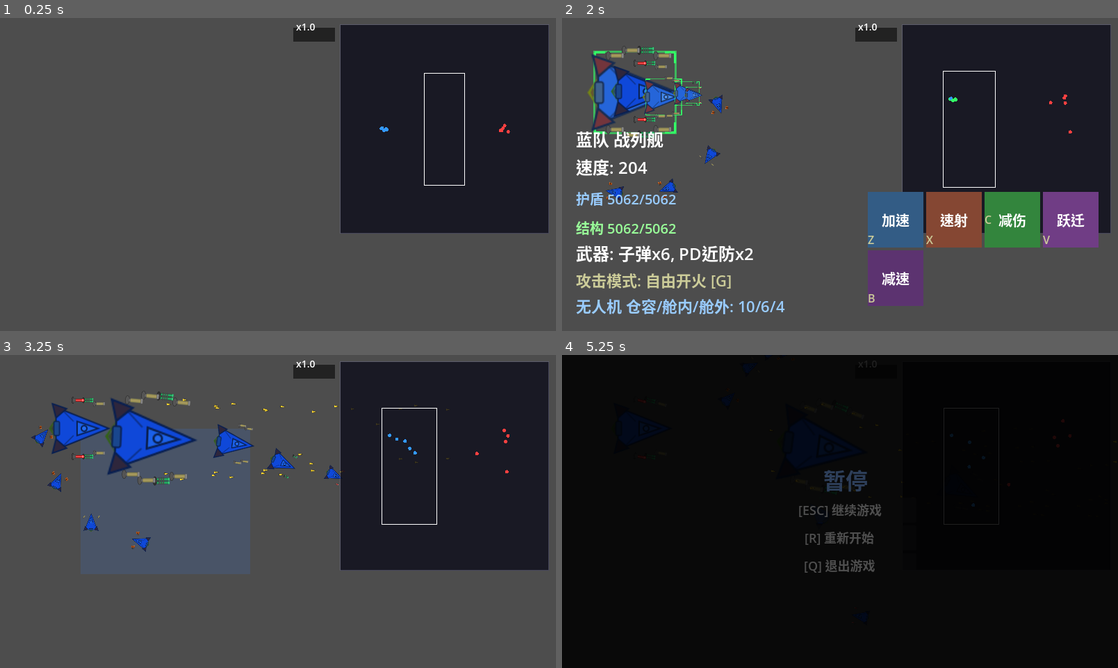
Above: before the commit, frames 1-4 (two rows, left to right).
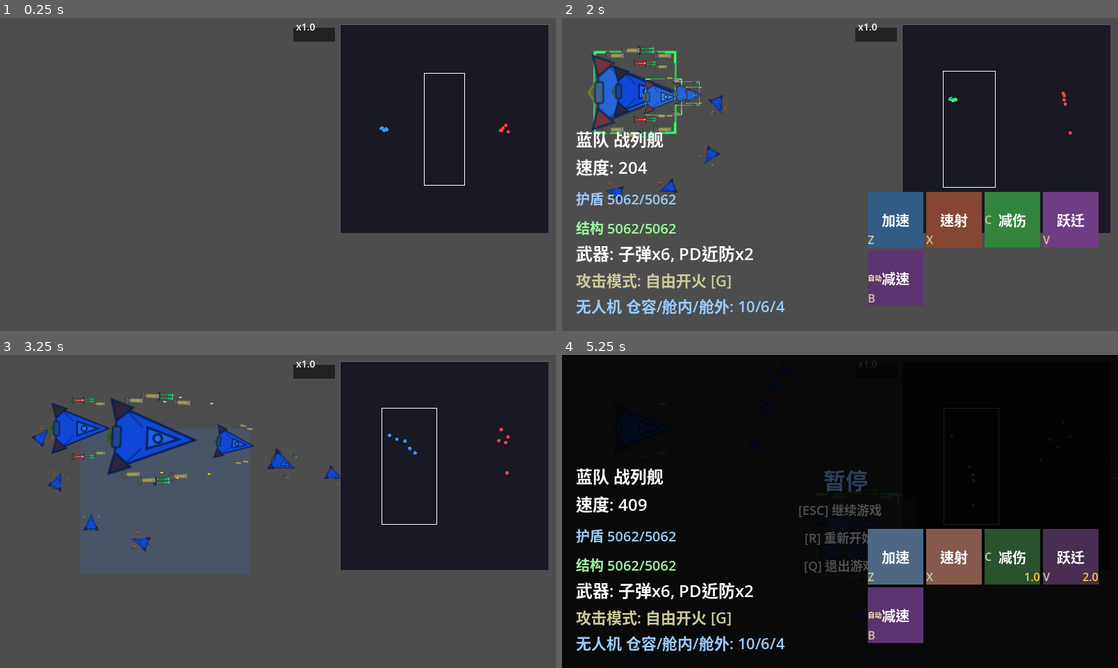
Above: after the commit, the same moments.

Repository: ZhanXuzhao/SpaceRTS
Game: Godot game, scene res://scenes/main.tscn
Same seed, same stepped clock (60 frames per second), same inputs: the game is played once before the commit and once after it.
Inputs (mouse positions are in pixels of both pictures, inside the frame that each line leads up to):
- Up to frame 1 (0.25 s): no input
- Up to frame 2 (2 s): tap Enter at 0.5 s; move the mouse to (962, 158) at 0.52 s; hold W 0.53-1.25 s; tap V at 0.6 s; click (962, 158) at 0.67 s; tap B at 0.8 s; drag from (728, 190) to (634, 93) at 1.27 s
- Up to frame 3 (3.25 s): move the mouse to (333, 442) at 2.02 s; hold W 2.03-2.75 s; tap Z at 2.1 s; click (333, 442) at 2.17 s; tap X at 2.3 s; drag from (250, 574) to (77, 426) at 2.77 s
- Up to frame 4 (5.25 s): move the mouse to (1006, 558) at 3.52 s; hold A 3.53-4.25 s; tap C at 3.6 s; click (1006, 558) at 3.67 s; tap V at 3.8 s; tap Escape at 4.15 s; click "[R] 重新开始" at 4.25 s; click "[R] 重新开始" at 5 s

The runs differ from the first frame. In frame 1, less than 0.1% of the frame differs, in the area x 90-92%, y 33-36%; in frame 2, less than 0.1%; in frame 3, 0.2%; in frame 4, 13%, in the area x 2-97%, y 14-95%.

Commit message:
技能系统重构：跃迁瞬移 + 减速debuff + 施法选择模式
- 跃迁(技能3): 向鼠标方向瞬移最多2000px，手动施法选择模式
- 减速(技能4): 敌方目标移速×0.5持续10s，范围1000，默认自动释放
- 所有技能CD改为2s
- 技能按钮支持右键切换自动/手动，自动时显示'自动'标记
- 施法选择模式下绘制半透明范围圈，左键施法，超出范围提示但不退出
- 右键/ESC退出施法选择模式
- 键盘V/B对应跃迁/减速施法模式

Diff:
--- a/scripts/hud.gd
+++ b/scripts/hud.gd
@@ -19,6 +19,7 @@
 var _drone_label: Label
 var _skill_panel: GridContainer
 var _skill_buttons: Array[MarginContainer] = []
+var _message_label: Label = null
 
 const SKILL_NAMES := ["加速", "速射", "减伤", "跃迁", "减速"]
 const SKILL_COLORS := [
@@ -51,7 +52,17 @@
 	_drone_label = $InfoPanel/DroneLabel
 	_skill_panel = $SkillPanel
 	for i in 5:
-		_skill_buttons.append(get_node("SkillPanel/SkillBtn" + str(i)))
+		var btn = get_node("SkillPanel/SkillBtn" + str(i))
+		_skill_buttons.append(btn)
+		# 添加 "自动" 标签
+		var auto_label = Label.new()
+		auto_label.name = "AutoLabel"
+		auto_label.text = "自动"
+		auto_label.add_theme_color_override("font_color", Color(1, 1, 0.6))
+		auto_label.add_theme_font_size_override("font_size", 10)
+		auto_label.position = Vector2(58, 2)
+		auto_label.visible = false
+		btn.add_child(auto_label)
 
 
 func _process(_delta: float) -> void:
@@ -106,30 +117,25 @@
 
 
 func _update_skill_buttons(sel: Array) -> void:
-	var has_bs := false
-	var has_df := false
-	for u in sel:
-		if not is_instance_valid(u): continue
-		if u.class_type == Unit.ShipClass.BATTLESHIP: has_bs = true
-		if u.class_type in [Unit.ShipClass.DRONE, Unit.ShipClass.FRIGATE]: has_df = true
-
-	var indices: Array[int] = [0, 1, 2]
-	if has_bs: indices.append(3)
-	if has_df: indices.append(4)
-
 	for btn in _skill_buttons:
 		btn.visible = false
 
-	for i in indices:
+	for i in 5:
 		var btn = _skill_buttons[i]
 		btn.visible = true
 
 		var max_cd := 0.0
 		var any_active := false
+		# 以第一个有效单位的状态显示
+		var first_auto := false
+		var found_first := false
 		for u in sel:
 			if is_instance_valid(u) and u.hull > 0:
 				if u._skill_cooldowns[i] > max_cd: max_cd = u._skill_cooldowns[i]
 				if u._skill_timers[i] > 0: any_active = true
+				if not found_first:
+					first_auto = u._skill_auto[i]
+					found_first = true
 
 		var bg: ColorRect = btn.get_node("Bg")
 		var color = SKILL_COLORS[i]
@@ -144,25 +150,68 @@
 		else:
 			cd.visible = false
 
+		# 自动释放标记（以第一个单位为准）
+		var auto_label: Label = btn.get_node("AutoLabel")
+		auto_label.visible = found_first and first_auto
+
 
 func _input(event: InputEvent) -> void:
-	if not event is InputEventMouseButton or not event.pressed or event.button_index != MOUSE_BUTTON_LEFT:
+	if not event is InputEventMouseButton or not event.pressed:
 		return
 	if main == null or main._selected_units.size() == 0:
 		return
-
-	# 检测技能按钮点击（基于按钮实际屏幕位置）
+	if main._skill_targeting_mode >= 0:
+		# 施法选择模式下不处理按钮
+		return
+
+	var is_right: bool = event.button_index == MOUSE_BUTTON_RIGHT
+	var is_left: bool = event.button_index == MOUSE_BUTTON_LEFT
+	if not is_left and not is_right:
+		return
+
+	# 检测技能按钮点击
 	for i in 5:
 		var btn = _skill_buttons[i]
 		if not btn.visible:
 			continue
 		var rect = Rect2(btn.global_position, Vector2(80, 80))
-		if rect.has_point(event.position):
+		if not rect.has_point(event.position):
+			continue
+
+		get_viewport().set_input_as_handled()
+
+		if is_right:
+			# 以第一个有效单位的状态为基准，同步所有单位
+			var ref_auto := false
+			var found := false
 			for u in main._selected_units:
 				if is_instance_valid(u) and u.hull > 0:
-					u.activate_skill(i)
-			get_viewport().set_input_as_handled()
+					ref_auto = u._skill_auto[i]
+					found = true
+					break
+			if found:
+				var new_val := not ref_auto
+				for u in main._selected_units:
+					if is_instance_valid(u) and u.hull > 0:
+						u._skill_auto[i] = new_val
 			return
+
+		if is_left:
+			if i <= 2:
+				# 加速/速射/减伤：直接释放
+				for u in main._selected_units:
+					if is_instance_valid(u) and u.hull > 0:
+						u.activate_skill(i)
+				return
+			elif i == 3:
+				# 跃迁：进入施法选择模式
+				main.enter_skill_targeting_mode(3, main._selected_units)
+				return
+			elif i == 4:
+				# 减速：进入施法选择模式
+				main.enter_skill_targeting_mode(4, main._selected_units)
+				return
+		return
 
 
 func _hide_all() -> void:
@@ -195,6 +244,39 @@
 	_attack_mode_label.visible = true
 
 
+## 临时提示消息（2 秒后自动消失）
+func show_message(text: String) -> void:
+	# 移除旧消息
+	if _message_label != null and is_instance_valid(_message_label):
+		_message_label.queue_free()
+		_message_label = null
+
+	var lbl := Label.new()
+	lbl.text = text
+	lbl.add_theme_color_override("font_color", Color(1, 0.3, 0.3))
+	lbl.add_theme_font_size_override("font_size", 18)
+	lbl.position = get_viewport().get_visible_rect().size / 2 - Vector2(60, 0)
+	add_child(lbl)
+	_message_label = lbl
+
+	var tween := create_tween()
+	tween.tween_interval(2.0)
+	tween.tween_callback(_clear_message)
+
+
+func _clear_message() -> void:
+	if _message_label != null and is_instance_valid(_message_label):
+		_message_label.queue_free()
+		_message_label = null
+
+
+## 施法成功时隐藏提示
+func hide_message() -> void:
+	if _message_label != null and is_instance_valid(_message_label):
+		_message_label.queue_free()
+		_message_label = null
+
+
 func _get_weapon_summary(unit: Unit) -> String:
 	var counts = {}
 	for w in unit._slot_weapons:
--- a/scripts/main.gd
+++ b/scripts/main.gd
@@ -39,6 +39,9 @@
 var _attack_cursor_mode: bool = false
 # ----- W 键环绕模式 -----
 var _orbit_cursor_mode: bool = false
+# ----- 技能施法选择模式（索引 3=跃迁, 4=减速, -1=关闭）-----
+var _skill_targeting_mode: int = -1
+var _skill_targeting_units: Array[Unit] = []
 var _orbit_drag_start: Vector2 = Vector2.ZERO  # W 拖拽起点
 var _orbit_drag_end: Vector2 = Vector2.ZERO
 var _orbit_is_dragging: bool = false
@@ -290,6 +293,7 @@
 		elif event.keycode == KEY_ESCAPE:
 			_attack_cursor_mode = false
 			_orbit_cursor_mode = false
+			_exit_skill_targeting_mode()
 			queue_redraw()
 
 		# ---- H：镜头移动到选中单位 ----
@@ -327,16 +331,14 @@
 			for u in _selected_units:
 				if is_instance_valid(u) and u.hull > 0:
 					u.activate_skill(2)
-		# ---- V：跃迁（战列舰专属） ----
+		# ---- V：跃迁（手动施法选择） ----
 		elif event.keycode == KEY_V and not event.echo:
-			for u in _selected_units:
-				if is_instance_valid(u) and u.hull > 0:
-					u.activate_skill(3)
-		# ---- B：减速（无人机/护卫舰） ----
+			if _selected_units.size() > 0:
+				enter_skill_targeting_mode(3, _selected_units)
+		# ---- B：减速（手动施法选择，自动模式下也会自动释放） ----
 		elif event.keycode == KEY_B and not event.echo:
-			for u in _selected_units:
-				if is_instance_valid(u) and u.hull > 0:
-					u.activate_skill(4)
+			if _selected_units.size() > 0:
+				enter_skill_targeting_mode(4, _selected_units)
 
 		# ---- -/=：游戏减速/加速 ----
 		elif event.keycode == KEY_MINUS and not event.echo:
@@ -375,8 +377,14 @@
 			_zoom_target = clamp(_zoom_target / 1.1, 0.3, 3.0)
 
 	# ---- 左键 ----
+	# ---- 右键技能切换自动/手动（在 HUD 中处理）----
+
+	# ---- 左键 ----
 	if event is InputEventMouseButton and event.button_index == MOUSE_BUTTON_LEFT:
 		if event.pressed:
+			if _skill_targeting_mode >= 0:
+				_handle_skill_targeting_click(event.position)
+				return
 			if _orbit_cursor_mode:
 				# 按下时记录起点
 				_orbit_drag_start = event.position
@@ -419,6 +427,9 @@
 
 	# ---- 右键 ----
 	if event is InputEventMouseButton and event.button_index == MOUSE_BUTTON_RIGHT:
+		if _skill_targeting_mode >= 0:
+			_exit_skill_targeting_mode()
+			return
 		if event.pressed and _selected_units.size() > 0:
 			_orbit_cursor_mode = false
 			_attack_cursor_mode = false
@@ -429,6 +440,83 @@
 
 func _screen_to_world(screen_pos: Vector2) -> Vector2:
 	return get_viewport().canvas_transform.affine_inverse() * screen_pos
+
+
+func enter_skill_targeting_mode(skill_index: int, units: Array) -> void:
+	_skill_targeting_mode = skill_index
+	_skill_targeting_units = units
+	_attack_cursor_mode = false
+	_orbit_cursor_mode = false
+	queue_redraw()
+
+func _exit_skill_targeting_mode() -> void:
+	_skill_targeting_mode = -1
+	_skill_targeting_units = []
+	queue_redraw()
+
+func _handle_skill_targeting_click(screen_pos: Vector2) -> void:
+	var world_pos = _screen_to_world(screen_pos)
+	var skill_idx = _skill_targeting_mode
+
+	if skill_idx == 3:
+		# 跃迁：瞬移到鼠标方向
+		var any_cast := false
+		for u in _skill_targeting_units:
+			if is_instance_valid(u) and u.hull > 0:
+				if u._skill_cooldowns[3] <= 0:
+					u.jump_to_position(world_pos)
+					any_cast = true
+		if any_cast:
+			var hud = $HudLayer/Hud
+			if hud.has_method("hide_message"):
+				hud.hide_message()
+			_exit_skill_targeting_mode()
+		else:
+			var hud = $HudLayer/Hud
+			if hud.has_method("show_message"):
+				hud.show_message("冷却中")
+		return
+
+	if skill_idx == 4:
+		# 减速：查找目标
+		var target: Unit = null
+		for unit in _units:
+			if not is_instance_valid(unit) or unit.hull <= 0 or unit.team != Unit.Team.RED:
+				continue
+			var size = unit.collision_shape.shape.size
+			var half = size / 2
+			var unit_rect = Rect2(unit.global_position - half, size)
+			if unit_rect.has_point(world_pos):
+				target = unit
+				break
+
+		if target == null:
+			# 没点中敌人，提示并留在施法模式
+			var hud = $HudLayer/Hud
+			if hud.has_method("show_message"):
+				hud.show_message("请选择目标")
+			return
+
+		var in_range := false
+		for u in _skill_targeting_units:
+			if is_instance_valid(u) and u.hull > 0:
+				var d = u.global_position.distance_to(target.global_position)
+				if d <= Unit.SKILL_SLOW_RANGE and u._skill_cooldowns[4] <= 0:
+					in_range = true
+					u.apply_slow_to_target(target)
+
+		if in_range:
+			# 施法成功，隐藏提示并退出施法模式
+			var hud = $HudLayer/Hud
+			if hud.has_method("hide_message"):
+				hud.hide_message()
+			_exit_skill_targeting_mode()
+		else:
+			# 超出范围，提示并留在施法模式
+			var hud = $HudLayer/Hud
+			if hud.has_method("show_message"):
+				hud.show_message("超出范围")
+		return
 
 
 func _handle_orbit_click(screen_pos: Vector2, custom_radius: float = -1.0) -> void:
@@ -579,6 +667,38 @@
 		draw_circle(start, radius, Color(0.2, 1.0, 0.5, 0.2), false, 2.0)
 		draw_line(start, end, Color(0.2, 1.0, 0.5, 0.8), 2.0)
 
+	# 技能施法选择模式 — 半透明填充 + 描边
+	if _skill_targeting_mode == 3:
+		var jump_fill = Color(0.8, 0.3, 1.0, 0.08)
+		var jump_stroke = Color(0.8, 0.3, 1.0, 0.6)
+		# 跃迁：在每个选中单位周围画 2000 范围圈
+		for u in _skill_targeting_units:
+			if is_instance_valid(u) and u.hull > 0:
+				draw_circle(u.global_position, Unit.SKILL_JUMP_MAX_DIST, jump_fill, true)
+				draw_circle(u.global_position, Unit.SKILL_JUMP_MAX_DIST, jump_stroke, false, 2.0)
+		var world_mouse = _screen_to_world(get_viewport().get_mouse_position())
+		draw_circle(world_mouse, 8.0, jump_stroke, false, 2.0)
+		# 鼠标位置到选中中心的方向指示
+		var center = _get_selection_center()
+		if center != null:
+			var dir = (world_mouse - center).normalized()
+			var arrow_tip = world_mouse
+			var arrow_base = world_mouse - dir * 20.0
+			draw_line(arrow_base, arrow_tip, jump_stroke, 3.0)
+			draw_line(arrow_tip, arrow_tip + dir.rotated(2.5) * 8.0, jump_stroke, 2.0)
+			draw_line(arrow_tip, arrow_tip + dir.rotated(-2.5) * 8.0, jump_stroke, 2.0)
+
+	if _skill_targeting_mode == 4:
+		var slow_fill = Color(0.6, 0.2, 0.8, 0.08)
+		var slow_stroke = Color(0.6, 0.2, 0.8, 0.6)
+		# 减速：绘制每个选中单位的 1000 施法范围
+		for u in _skill_targeting_units:
+			if is_instance_valid(u) and u.hull > 0:
+				draw_circle(u.global_position, Unit.SKILL_SLOW_RANGE, slow_fill, true)
+				draw_circle(u.global_position, Unit.SKILL_SLOW_RANGE, slow_stroke, false, 2.0)
+		var world_mouse = _screen_to_world(get_viewport().get_mouse_position())
+		draw_circle(world_mouse, 6.0, slow_stroke, false, 2.0)
+
 	# 环绕光标提示
 	if _orbit_cursor_mode:
 		var world_mouse = _screen_to_world(get_viewport().get_mouse_position())
@@ -589,6 +709,20 @@
 		var a = world_mouse + Vector2(14, 0)
 		draw_line(a, a + Vector2(-4, -3), orbit_color, 2.0)
 		draw_line(a, a + Vector2(-4, 3), orbit_color, 2.0)
+
+
+func _get_selection_center():
+	if _skill_targeting_units.size() == 0:
+		return null
+	var sum := Vector2.ZERO
+	var count := 0
+	for u in _skill_targeting_units:
+		if is_instance_valid(u) and u.hull > 0:
+			sum += u.global_position
+			count += 1
+	if count > 0:
+		return sum / count
+	return null
 
 
 func _get_drag_rect() -> Rect2:
--- a/scripts/unit.gd
+++ b/scripts/unit.gd
@@ -27,15 +27,22 @@
 var control_group: int = -1
 
 # ----- 技能系统 -----
-var _skill_cooldowns: Array[float] = [0.0, 0.0, 0.0, 0.0, 0.0]  # 加速/攻速/减伤/跃迁
+var _skill_cooldowns: Array[float] = [0.0, 0.0, 0.0, 0.0, 0.0]  # 加速/攻速/减伤/跃迁/减速
+## 技能自动释放标记（默认仅减速自动）
+var _skill_auto: Array[bool] = [false, false, false, false, true] :
+	set = _set_skill_auto
 var _speed_mult: float = 1.0
 var _attack_speed_mult: float = 1.0
 var _damage_taken_mult: float = 1.0
 var _slow_mult: float = 1.0
-var _slow_timer: float = 0.0
+## 来自敌方减速 debuff
+var _slow_debuff_mult: float = 1.0
+var _slow_debuff_timer: float = 0.0
 var _skill_timers: Array[float] = [0.0, 0.0, 0.0, 0.0, 0.0]
-const SKILL_CD: float = 12.0
+const SKILL_CD: float = 2.0
 const SKILL_DURATION: float = 10.0
+const SKILL_SLOW_RANGE: float = 1000.0
+const SKILL_JUMP_MAX_DIST: float = 2000.0
 
 # ----- 激光脉冲（攻击3s / 冷却2s，无人机~战列舰攻击时长+0~40%）-----
 var _laser_cycle_timer: float = 0.0  # 初始立即攻击
@@ -229,13 +236,13 @@
 					0: _speed_mult = 1.0
 					1: _attack_speed_mult = 1.0
 					2: _damage_taken_mult = 1.0
-
-
-func _update_slow(delta: float) -> void:
-	if _slow_timer > 0:
-		_slow_timer -= delta
-		if _slow_timer <= 0:
-			_slow_mult = 1.0
+					3: _speed_mult = 1.0; _attack_speed_mult = 1.0
+					4: _slow_mult = 1.0
+	# 敌方减速 debuff 计时
+	if _slow_debuff_timer > 0:
+		_slow_debuff_timer -= delta
+		if _slow_debuff_timer <= 0:
+			_slow_debuff_mult = 1.0
 
 
 func _update_shield(delta: float) -> void:
@@ -385,7 +392,11 @@
 func find_nearest_enemy() -> Unit:
 	return UNIT_COMBAT.find_nearest_enemy(self)
 
+func _set_skill_auto(value: Array[bool]) -> void:
+	_skill_auto = value
+
 func activate_skill(index: int) -> void:
+	"""纯 buff 技能直接释放；跃迁/减速有位置或目标参数的重载版本"""
 	if index < 0 or index >= _skill_cooldowns.size():
 		return
 	if _skill_cooldowns[index] > 0.0:
@@ -402,16 +413,44 @@
 			_damage_taken_mult = 0.5
 			_skill_timers[2] = SKILL_DURATION
 		3:
-			_slow_mult = 0.5
-			_slow_timer = SKILL_DURATION
-			_skill_timers[3] = SKILL_DURATION
+			# 跃迁：手动释放，用 jump_to_position
+			pass
 		4:
-			# 自定义技能 4：临时提升攻击范围或急速
-			_speed_mult = 1.5
-			_attack_speed_mult = 1.5
-			_skill_timers[4] = SKILL_DURATION
+			# 减速：自动或手动释放，用 apply_slow_to_target
+			pass
 
 	_skill_cooldowns[index] = SKILL_CD
+
+
+## 跃迁：向目标位置瞬移，最多 max_dist 像素
+func jump_to_position(target_pos: Vector2, max_dist: float = SKILL_JUMP_MAX_DIST) -> void:
+	if _skill_cooldowns[3] > 0.0:
+		return
+	var dir = (target_pos - global_position).normalized()
+	var dist = min(global_position.distance_to(target_pos), max_dist)
+	global_position += dir * dist
+	_skill_cooldowns[3] = SKILL_CD
+
+
+## 减速：对目标施加 50% 减速 debuff
+func apply_slow_to_target(target: Node) -> void:
+	if target == null or not is_instance_valid(target):
+		return
+	if not target.has_method("take_slow_debuff"):
+		return
+	if _skill_cooldowns[4] > 0.0:
+		return
+	var dist = global_position.distance_to(target.global_position)
+	if dist > SKILL_SLOW_RANGE:
+		return
+	target.take_slow_debuff(0.5, SKILL_DURATION)
+	_skill_cooldowns[4] = SKILL_CD
+
+
+## 被施加减速 debuff
+func take_slow_debuff(factor: float, duration: float) -> void:
+	_slow_debuff_mult = factor
+	_slow_debuff_timer = duration
 
 func _set_is_selected(value: bool) -> void:
 	is_selected = value
--- a/scripts/unit_combat.gd
+++ b/scripts/unit_combat.gd
@@ -127,9 +127,11 @@
 		elif dist < optimal * 0.8:
 			unit._target_position = unit._current_target.global_position - dir * target_dist
 			unit._is_moving = true
-	if unit.class_type in [Unit.ShipClass.DRONE, Unit.ShipClass.FRIGATE] and is_instance_valid(unit._current_target) and unit._current_target.hull > 0 and unit._current_target.team != unit.team:
-		if unit._skill_cooldowns[4] <= 0:
-			unit.activate_skill(4)
+	# 自动释放减速（技能 4）：有目标且自动模式开启且在射程内
+	if unit._skill_auto[4] and is_instance_valid(unit._current_target) and unit._current_target.hull > 0 and unit._current_target.team != unit.team:
+		var slow_dist = unit.global_position.distance_to(unit._current_target.global_position)
+		if slow_dist <= unit.SKILL_SLOW_RANGE and unit._skill_cooldowns[4] <= 0:
+			unit.apply_slow_to_target(unit._current_target)
 	unit._laser_cycle_timer -= delta
 	var laser_on = unit._laser_cycle_timer > 0
 	if unit._laser_cycle_timer <= -CFG.LASER_COOLDOWN_DURATION:
--- a/scripts/unit_movement.gd
+++ b/scripts/unit_movement.gd
@@ -34,7 +34,7 @@
 		if dist < SEPARATION_RADIUS and dist > 0.001:
 			separation += to_other.normalized() * (SEPARATION_RADIUS - dist) / SEPARATION_RADIUS
 
-	var effective_speed = unit.speed * unit._speed_mult * unit._slow_mult
+	var effective_speed = unit.speed * unit._speed_mult * unit._slow_mult * unit._slow_debuff_mult
 	var velocity = desired_velocity + separation * unit.speed * 1.5
 	if velocity.length() > effective_speed:
 		velocity = velocity.normalized() * effective_speed
